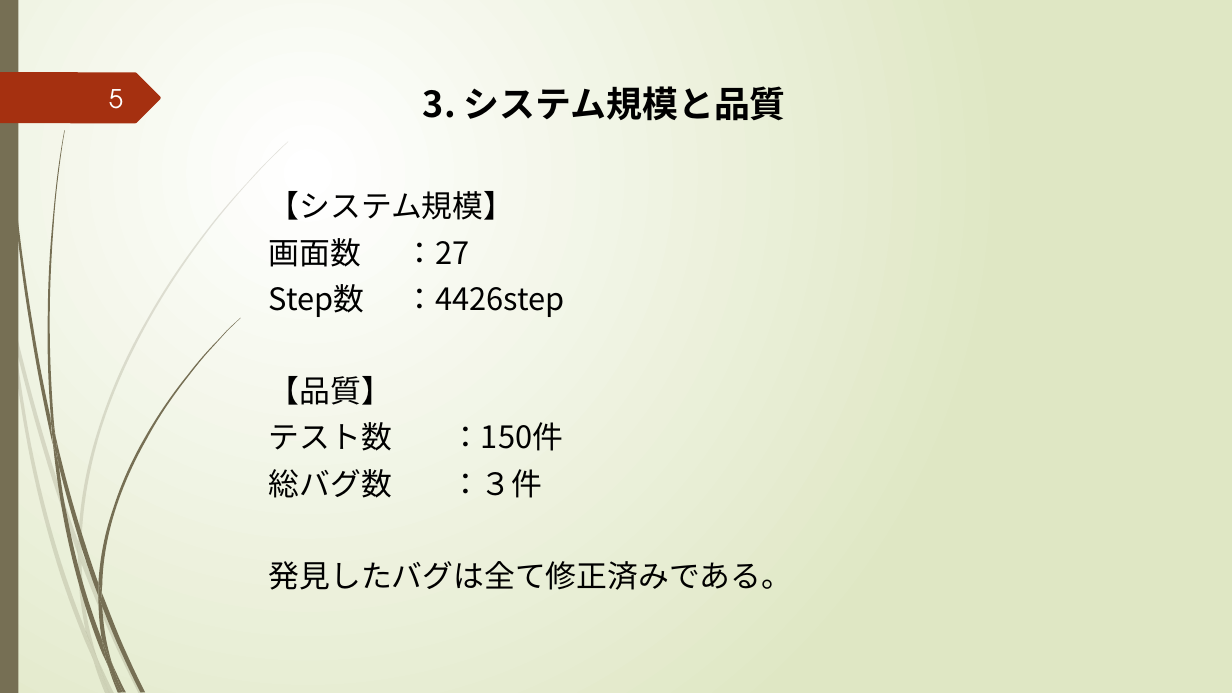
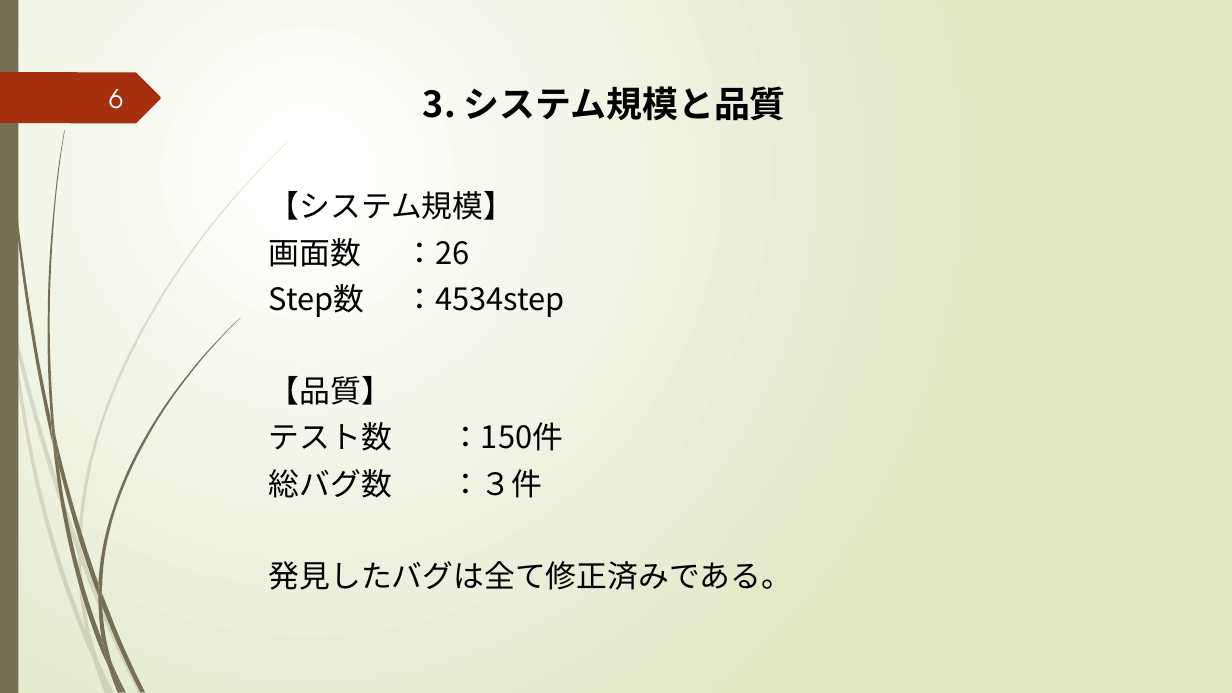
Before and after one commit to k-kuru/team_develop, a slide deck: slide 6 of 05_チーム開発演習_発表会資料/05_チーム開発演習_発表会資料_チーム3.pptx (slide 5 before the commit). Drawn at 1232x693 pixels with LibreOffice and Linux fonts; fonts in the diff are those of the drawing. Boxes give left, top, right and bottom in pixels: in the first picture for what was removed or moved away, otherwise in the second. Text is boxed around its words. In the diff, an @@ line names an element or a change of style, - is before the commit and + after.

```diff
--- a/05_チーム開発演習_発表会資料/05_チーム開発演習_発表会資料_チーム3.pptx
+++ b/05_チーム開発演習_発表会資料/05_チーム開発演習_発表会資料_チーム3.pptx
@@ page number at [109,89,123,109]: text changed @@
-5
+6
@@ text at [269,238,565,317]: text changed @@
-画面数 ：27
-Step数 ：4426step
+画面数 ：26
+Step数 ：4534step
```
Also in this commit, not shown: 5 other slides changed, 2 slides added, 1 slide removed.
